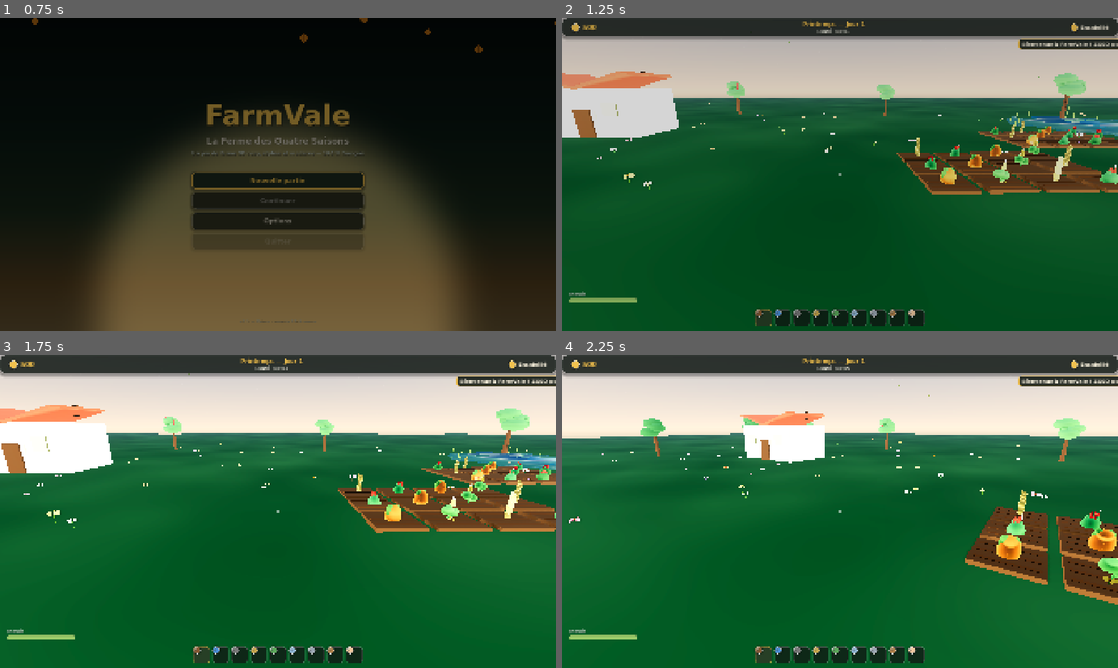
Above: before the commit, frames 1-4 (two rows, left to right).
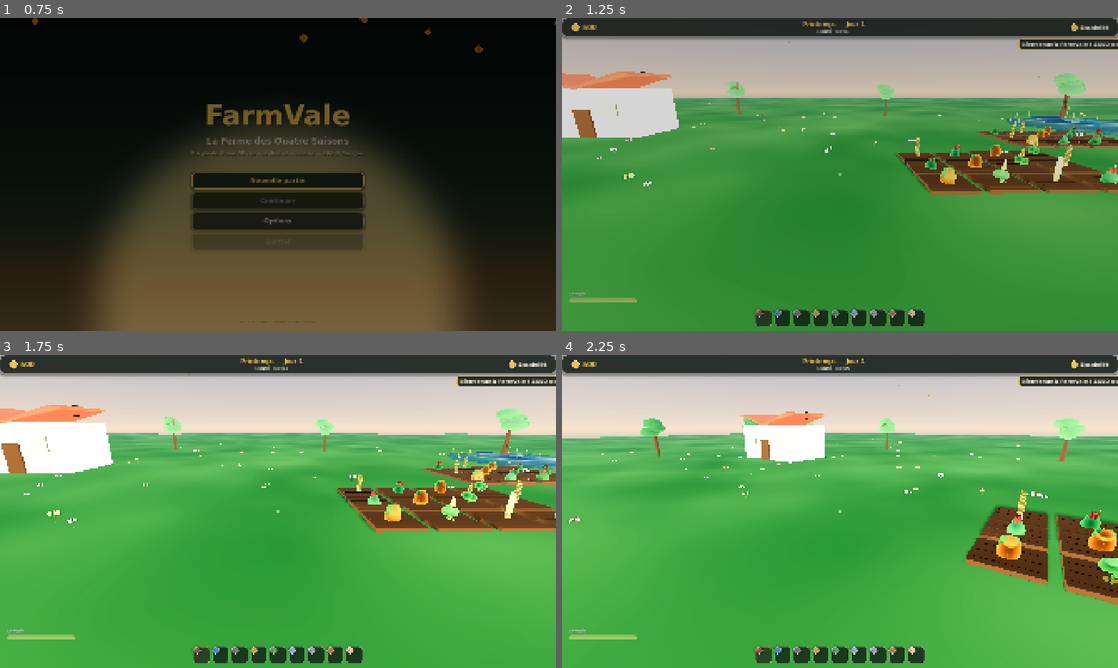
Above: after the commit, the same moments.

Repository: AmineMAJID/GAME
Game: Godot game, scene res://scenes/ui/main_menu.tscn
The game is run twice, just before and just after one commit, with the same random seed, the same clock (stepped at 60 frames per second) and the same inputs.
Inputs (mouse positions are in pixels of both pictures, inside the frame that each line leads up to):
- Up to frame 1 (0.75 s): click "Nouvelle partie" at 0.5 s
- Up to frame 2 (1.25 s): no input
- Up to frame 3 (1.75 s): move the mouse to (305, 511) at 1.27 s; hold W (move_forward) from 1.28 s (still down); tap Mouse wheel up (camera_zoom_in) at 1.35 s; click (305, 511) at 1.42 s
- Up to frame 4 (2.25 s): keep holding W (move_forward); move the mouse to (812, 511) at 2.02 s; tap Mouse wheel down (camera_zoom_out) at 2.1 s

Frame 1 is identical in both runs. In frame 2, 64% of the frame differs, in the area x 0-100%, y 25-100%; in frame 3, 64%; in frame 4, 66%, in the area x 0-100%, y 24-100%.

Commit message:
Fix rendu 3D : collision du sol + direction du soleil dans le ciel
Bug trouvé via capture d'écran utilisateur : le sol n'avait aucune collision
physique → le joueur et les animaux tombaient à travers le terrain, la caméra
coule sous le sol (ciel blanc à l'horizon, « sol » noir = ciel sous l'horizon).

- world.gd : corps statique StaticBody3D sous le sol visuel, maillage aplati
  sur les mêmes collines que le shader (Props.ground_height) — le joueur et
  les animaux tiennent debout (vérifié : y stable, on_floor=true)
- props.gd : collisions pour la maison (boîte), les arbres (tronc), les
  poteaux de clôture et les parcelles (on marche dessus) ; animaux : masque
  monde + joueur
- player.tscn : masque monde + animaux (collision animaux)
- sky.gdshader : « sun_direction » = direction VERS le soleil (le disque et le
  halo apparaissaient sous l'horizon), halo d'horizon réduit (0.35 → 0.15,
  l'horizon n'est plus brûlé), hash inline, falloffs en pow (GLSL défensif)
- water.gdshader : reflet de soleil corrigé avec la nouvelle convention
- time_system.gd : uniforms sun/moon/eau = direction VERS l'astre
- ground.gdshader : render_mode toon (cohérence visuelle)
- self_test.gd : +4 vérifications (joueur/animal au sol, collisions) → 58/58

Co-authored-by: arena-agent <297053741+arena-agent@users.noreply.github.com>

Diff:
--- a/farmvale3d/scripts/tools/self_test.gd
+++ b/farmvale3d/scripts/tools/self_test.gd
@@ -129,6 +129,24 @@
 		var moved := player.global_position.distance_to(start_pos)
 		_check("joueur : se déplace avec Z/W", moved > 0.5, "distance=%.2f" % moved)
 
+		# le joueur tient sur le sol (collision du terrain — régression « chute à travers »)
+		for i in 90:
+			await get_tree().physics_frame
+		_check("joueur : reste sur le sol (collision)",
+			player.is_on_floor() and player.position.y > -1.0,
+			"y=%.2f on_floor=%s" % [player.position.y, player.is_on_floor()])
+		var sol_col := world.get_node_or_null("SolCollision")
+		_check("monde : collision du sol (StaticBody3D)", sol_col != null)
+		var animaux_sol := true
+		var animaux := world.get_node_or_null("Props/Animaux")
+		if animaux:
+			for a in animaux.get_children():
+				if a.position.y < -1.0:
+					animaux_sol = false
+		_check("animaux : restent sur le sol", animaux_sol)
+		var maison_col := world.get_node_or_null("Props/Maison/Collision")
+		_check("monde : collision de la maison", maison_col != null)
+
 	# --- 5. Système de temps (cycle jour/nuit)
 	if time_sys:
 		var sun_rot_before := sun.rotation_degrees.x if sun else 0.0
--- a/farmvale3d/scripts/world/props.gd
+++ b/farmvale3d/scripts/world/props.gd
@@ -67,6 +67,19 @@
 	mat.shader = shader
 	mat.set_shader_parameter("albedo", color)
 	return mat
+
+
+static func add_collision(parent: Node, shape: Shape3D, pos: Vector3) -> void:
+	# Corps statique (layer « monde ») : empêche le joueur de traverser le prop
+	var body := StaticBody3D.new()
+	body.name = "Collision"
+	body.collision_layer = 1
+	body.collision_mask = 0
+	body.position = pos
+	var col := CollisionShape3D.new()
+	col.shape = shape
+	body.add_child(col)
+	parent.add_child(body)
 
 
 static var _mesh_counter := 0
@@ -112,6 +125,10 @@
 	var hz := -14.0
 	house.position = Vector3(hx, ground_height(hx, hz) - 0.02, hz)
 	add_child(house)
+	# collision : le joueur ne traverse pas la maison
+	var house_col := BoxShape3D.new()
+	house_col.size = Vector3(7.2, 3.4, 5.2)
+	add_collision(house, house_col, Vector3(0, 1.7, 0))
 
 	# murs
 	var walls := BoxMesh.new()
@@ -199,6 +216,10 @@
 				var soil := BoxMesh.new()
 				soil.size = Vector3(1.7, 0.14, 1.7)
 				add_mesh(fields, soil, Vector3(wx, gy + 0.05, wz), soil_toon, "Parcelle")
+				# collision : parcelle surélevée (on marche dessus)
+				var soil_col := BoxShape3D.new()
+				soil_col.size = Vector3(1.7, 0.14, 1.7)
+				add_collision(fields, soil_col, Vector3(wx, gy + 0.05, wz))
 				# sillons (lignes plus sombres)
 				for s in 3:
 					var furrow := BoxMesh.new()
@@ -233,6 +254,11 @@
 		var gy := ground_height(wx, wz)
 		var tree := Node3D.new()
 		tree.name = "Arbre"
+		# collision : tronc
+		var trunk_col := CylinderShape3D.new()
+		trunk_col.radius = 0.3
+		trunk_col.height = 1.4
+		add_collision(tree, trunk_col, Vector3(0, 0.7, 0))
 		tree.position = Vector3(wx, gy - 0.02, wz)
 		trees.add_child(tree)
 		var scale_v := randf_range(0.9, 1.25)
@@ -298,6 +324,11 @@
 		post.bottom_radius = 0.09
 		post.height = 1.0
 		add_mesh(fence, post, Vector3(p.x, gy + 0.5, p.y), mat, "Poteau")
+		# collision : poteau
+		var post_col := CylinderShape3D.new()
+		post_col.radius = 0.12
+		post_col.height = 1.0
+		add_collision(fence, post_col, Vector3(p.x, gy + 0.5, p.y))
 		# 2 lisses horizontales
 		var rail_len := step
 		for h in [0.32, 0.66]:
@@ -531,8 +562,8 @@
 		var animal := Animal.new()
 		animal.name = "Animal_%s_%d" % [kinds[i], i]
 		animal.kind = kinds[i]
-		animal.collision_layer = 4
-		animal.collision_mask = 1
+		animal.collision_layer = 4    # layer « animaux »
+		animal.collision_mask = 1 | 2  # monde + joueur
 		var a := rng.randf_range(0.0, TAU)
 		var r := rng.randf_range(1.0, 6.0)
 		var wx := 15.0 + cos(a) * r
--- a/farmvale3d/scripts/world/world.gd
+++ b/farmvale3d/scripts/world/world.gd
@@ -18,6 +18,7 @@
 	pond.position = Vector3(24.0, Props.ground_height(24.0, -18.0) + 0.1, -18.0)
 	pond.add_to_group("water")
 	player.position = Vector3(0.0, Props.ground_height(0.0, 6.0) + 0.1, 6.0)
+	_build_ground_collision()
 	# applique la monnaie sauvegardée
 	GameManager.money_changed.connect(_on_money_changed)
 	if hud and hud.has_method("set_money"):
@@ -25,6 +26,29 @@
 	# toast de bienvenue
 	if hud and hud.has_method("show_toast"):
 		hud.call("show_toast", "Bienvenue à FarmVale ! ZQSD pour se déplacer, souris pour la caméra.", 6.0)
+
+
+func _build_ground_collision() -> void:
+	# Corps statique sous le sol VISUEL : maillage aplati sur les mêmes collines
+	# que le shader (Props.ground_height) pour que joueur et animaux tiennent.
+	var plane := PlaneMesh.new()
+	plane.size = Vector2(220.0, 220.0)
+	plane.subdivide_width = 110
+	plane.subdivide_depth = 110
+	var arrays := plane.surface_get_arrays(0)
+	var verts: PackedVector3Array = arrays[Mesh.ARRAY_VERTEX]
+	for i in verts.size():
+		verts[i].y = Props.ground_height(verts[i].x, verts[i].z)
+	var col_mesh := ArrayMesh.new()
+	col_mesh.add_surface_from_arrays(Mesh.PRIMITIVE_TRIANGLES, arrays)
+	var body := StaticBody3D.new()
+	body.name = "SolCollision"
+	body.collision_layer = 1  # layer « monde »
+	body.collision_mask = 0
+	var shape := CollisionShape3D.new()
+	shape.shape = col_mesh.create_trimesh_shape()
+	body.add_child(shape)
+	add_child(body)
 
 
 func _exit_tree() -> void:
--- a/farmvale3d/shaders/ground.gdshader
+++ b/farmvale3d/shaders/ground.gdshader
@@ -4,6 +4,7 @@
 // pour poser les props à la bonne hauteur.
 // ============================================================
 shader_type spatial;
+render_mode diffuse_toon, specular_toon;
 
 uniform vec4 grass_light : source_color = vec4(0.47, 0.70, 0.34, 1.0);
 uniform vec4 grass_dark : source_color = vec4(0.29, 0.52, 0.23, 1.0);
--- a/farmvale3d/shaders/sky.gdshader
+++ b/farmvale3d/shaders/sky.gdshader
@@ -1,6 +1,7 @@
 // ============================================================
 // FarmVale — ciel stylisé (shader_type sky)
 // Dégradé jour/nuit piloté par le TimeSystem : soleil, lune, étoiles.
+// « sun_direction » / « moon_direction » pointent VERS l'astre.
 // ============================================================
 shader_type sky;
 
@@ -8,52 +9,52 @@
 uniform vec4 sky_horizon : source_color = vec4(0.75, 0.89, 0.95, 1.0);
 uniform vec4 ground_tint : source_color = vec4(0.30, 0.42, 0.28, 1.0);
 uniform vec4 sun_color : source_color = vec4(1.0, 0.95, 0.8, 1.0);
-uniform vec3 sun_direction = vec3(0.0, -1.0, 0.0);
+uniform vec3 sun_direction = vec3(0.0, 1.0, 0.0);
 uniform float sun_size : hint_range(0.005, 0.2) = 0.035;
 uniform float sun_glow : hint_range(0.0, 6.0) = 1.6;
 uniform vec4 moon_color : source_color = vec4(0.92, 0.95, 1.0, 1.0);
-uniform vec3 moon_direction = vec3(0.0, 1.0, 0.0);
+uniform vec3 moon_direction = vec3(0.0, -1.0, 0.0);
 uniform float star_density : hint_range(0.0, 1.0) = 0.0;
 uniform float exposure : hint_range(0.2, 2.0) = 1.0;
 
-float hash21(vec2 p) {
-	return fract(sin(dot(p, vec2(127.1, 311.7))) * 43758.5453123);
-}
-
 void sky() {
-	vec3 dir = normalize(EYEDIR);
+	vec3 dir = EYEDIR;
 	float up = clamp(dir.y, -1.0, 1.0);
 
 	// --- Dégradé vertical du ciel
 	vec3 col = mix(sky_horizon.rgb, sky_top.rgb, pow(max(up, 0.0), 0.55));
 
-	// --- Halo autour de l'horizon (lumière chaude)
-	col += sky_horizon.rgb * pow(1.0 - abs(up), 4.0) * 0.35;
+	// --- Halo doux à l'horizon (léger pour ne pas brûler l'image)
+	col += sky_horizon.rgb * pow(1.0 - abs(up), 4.0) * 0.15;
 
-	// --- Soleil (disque + halo)
-	float sun_amount = max(dot(dir, normalize(sun_direction)), 0.0);
+	// --- Soleil (disque + halo) — direction VERS le soleil
+	vec3 to_sun = normalize(sun_direction);
+	float sun_amount = max(dot(dir, to_sun), 0.0);
 	float disc = smoothstep(1.0 - sun_size, 1.0 - sun_size * 0.55, sun_amount);
-	float halo = exp(-acos(clamp(sun_amount, 0.0, 1.0)) * 5.0) * sun_glow * 0.35;
-	float sun_visibility = clamp(-sun_direction.y + 0.15, 0.0, 1.0);
+	float halo = pow(sun_amount, 64.0) * sun_glow * 0.35;
+	float sun_visibility = clamp(to_sun.y + 0.15, 0.0, 1.0);
 	col += sun_color.rgb * (disc * 2.2 + halo) * sun_visibility;
 
-	// --- Lune
-	float moon_amount = max(dot(dir, normalize(moon_direction)), 0.0);
+	// --- Lune (à l'opposé du soleil)
+	vec3 to_moon = normalize(moon_direction);
+	float moon_amount = max(dot(dir, to_moon), 0.0);
 	float moon_disc = smoothstep(1.0 - 0.028, 1.0 - 0.017, moon_amount);
-	float moon_visibility = clamp(sun_direction.y + 0.1, 0.0, 1.0);
+	float moon_visibility = clamp(-to_sun.y + 0.1, 0.0, 1.0);
 	col += moon_color.rgb * moon_disc * moon_visibility * 0.9;
 	// halo lunaire
-	col += moon_color.rgb * exp(-acos(clamp(moon_amount, 0.0, 1.0)) * 8.0) * 0.12 * moon_visibility;
+	col += moon_color.rgb * pow(moon_amount, 256.0) * 0.12 * moon_visibility;
 
 	// --- Étoiles (nuit uniquement)
 	if (star_density > 0.01 && up > 0.0) {
 		vec2 suv = dir.xz / max(up, 0.08) * 3.0;
-		float star = step(0.9965, hash21(floor(suv * 140.0)));
-		star *= step(0.5, hash21(floor(suv * 140.0) + 7.3));
+		vec2 cell = floor(suv * 140.0);
+		float h1 = fract(sin(dot(cell, vec2(127.1, 311.7))) * 43758.5453123);
+		float h2 = fract(sin(dot(cell + vec2(7.3, 0.0), vec2(127.1, 311.7))) * 43758.5453123);
+		float star = step(0.9965, h1) * step(0.5, h2);
 		col += vec3(star) * star_density * smoothstep(0.0, 0.35, up) * 0.9;
 	}
 
-	// --- Sol sous l'horizon
+	// --- Sous l'horizon : teinte du sol
 	if (up < 0.0) {
 		col = mix(ground_tint.rgb, col, smoothstep(-0.08, 0.0, up));
 	}
Not shown, changed: farmvale3d/README.md
